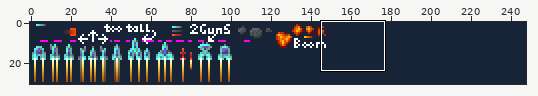
Edited in one commit: sprite sheet (concept art makes it sound professional.png). The picture above shows the old version from afar; the outline marks the close-up.
Close-up. Earlier state:
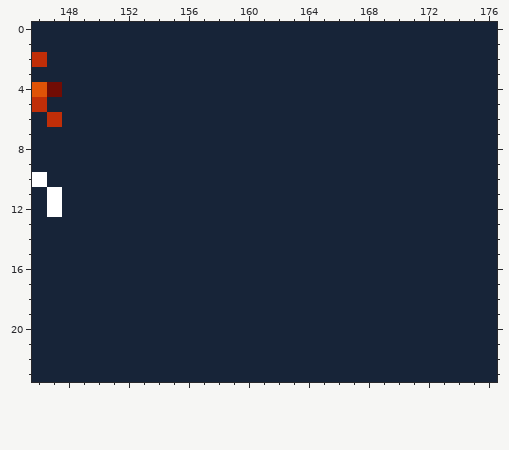
The file is 248x31 pixels. Colours within 5 levels of each other are drawn and written as one. Shown: x 146..176, y 0..23. The commit also changed other parts of the picture, which this record leaves out.
The same view after the edit:
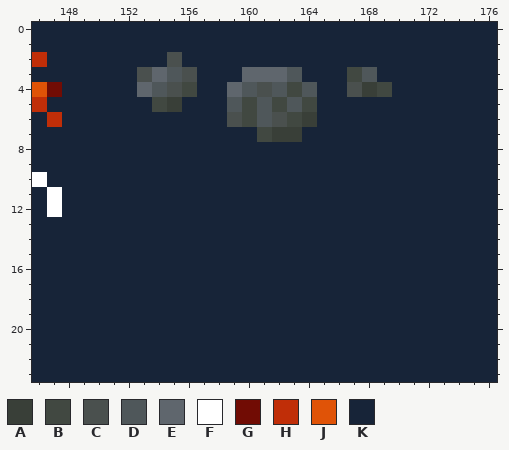
Palette (. is transparent): A #393f38  B #414841  C #4a504e  D #4f575a  E #5f666d  F #ffffff  G #710c04  H #c02e08  J #e05307  K #172438
What changed:
@@ x 151..171 @@
  1 KKKKKKKKKKKKKKKKKKKKK
- 2 KKKKKKKKKKKKKKKKKKKKK
- 3 KKKKKKKKKKKKKKKKKKKKK
- 4 KKKKKKKKKKKKKKKKKKKKK
- 5 KKKKKKKKKKKKKKKKKKKKK
- 6 KKKKKKKKKKKKKKKKKKKKK
- 7 KKKKKKKKKKKKKKKKKKKKK
+ 2 KKKKCKKKKKKKKKKKKKKKK
+ 3 KKCEDCKKKEEEDKKKBDKKK
+ 4 KKEDCBKKEDCDBDKKCABKK
+ 5 KKKBAKKKDBDBDBKKKKKKK
+ 6 KKKKKKKKCBDCBAKKKKKKK
+ 7 KKKKKKKKKKBAAKKKKKKKK
  8 KKKKKKKKKKKKKKKKKKKKK
Changed places in both close-ups, as pixel boxes (x1, y1, x2, y2):
changed: (137, 52, 392, 142)
